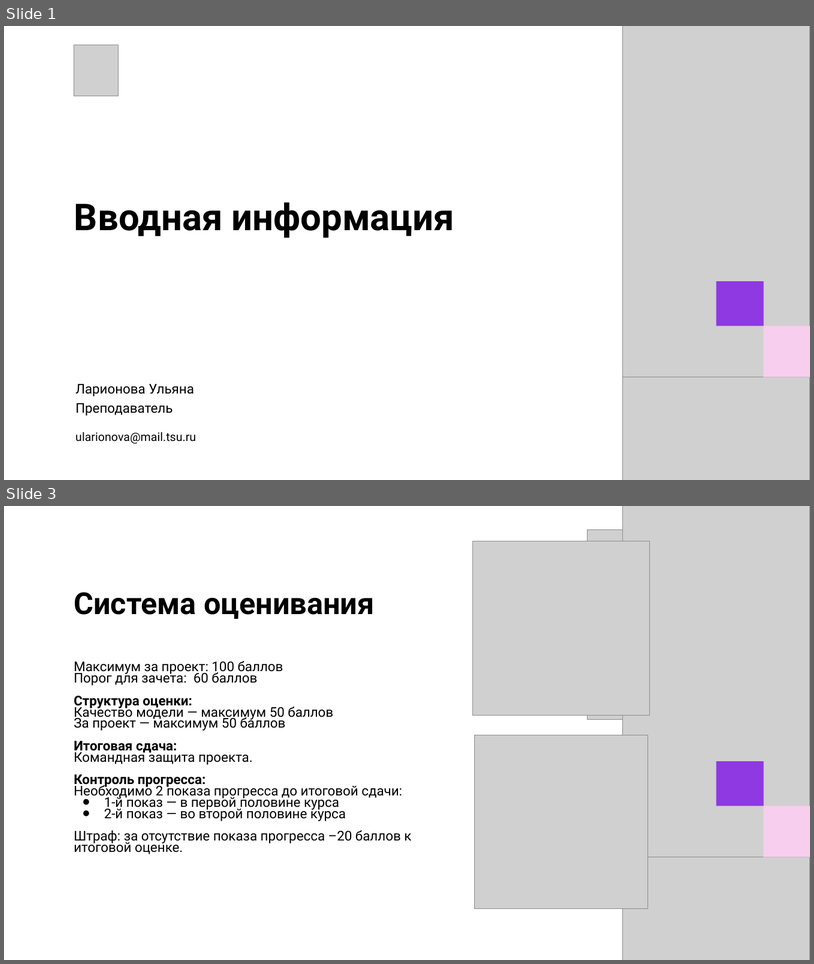
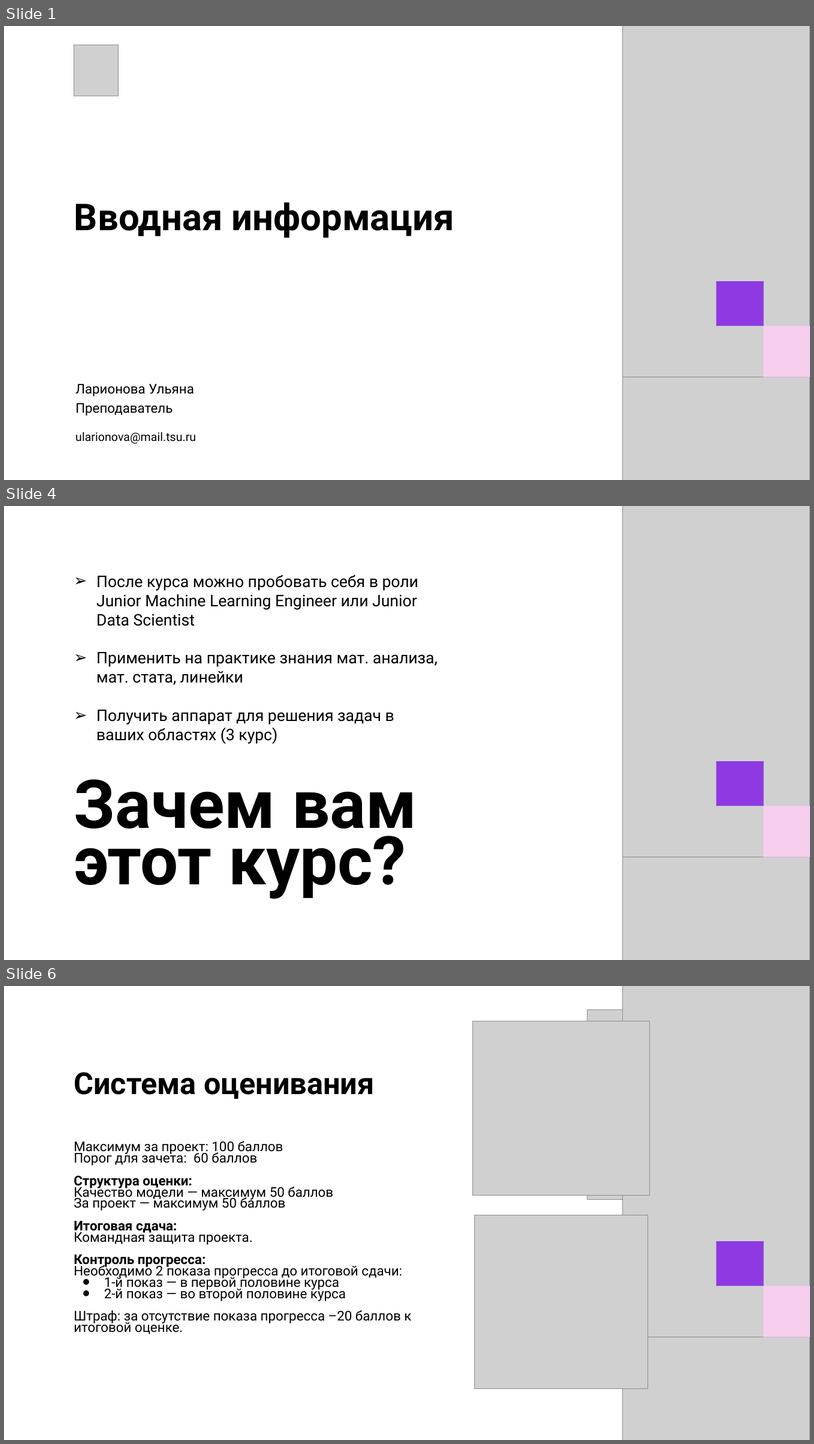
Before and after one commit to Ulatel/course_tsu_2026, a slide deck: Модуль 1. Введение в ML/1_Лекция.pptx. Shown one above the other, each under a label of ours: slides 1 and 3 before the commit, slides 1, 4 and 6 after it; the slides between them are not shown. The pictures are 814x964 and 814x1444 pixels, drawn with LibreOffice and Linux fonts; fonts in the diff are those of the drawing; grey boxes stand for pictures. Boxes give left, top, right and bottom in pixels: in the first picture for what was removed or moved away, otherwise in the second. Text is boxed around its words. In the diff, an @@ line names an element or a change of style, - is before the commit and + after.

```diff
--- a/Модуль 1. Введение в ML/1_Лекция.pptx
+++ b/Модуль 1. Введение в ML/1_Лекция.pptx
@@ slide 4 added at bbox=[4, 506, 810, 960], background #FFFFFF @@
@@ text added at bbox=[96, 575, 438, 744], 19 pt, text #000000 @@
+➢ После курса можно пробовать себя в роли Junior Machine Learning Engineer или Junior Data Scientist
+➢ Применить на практике знания мат. анализа, мат. стата, линейки
+➢ Получить аппарат для решения задач в ваших областях (3 курс)
@@ text added at bbox=[74, 779, 417, 898], 80 pt, text #000000, bold @@
+Зачем вам этот курс?
@@ group added at bbox=[623, 506, 810, 960]: 2 pictures, 2 rectangles @@
@@ what was slide 3 is now slide 6 @@
```
Also in this commit, not shown: 2 slides changed, 14 other slides added.
